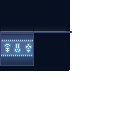
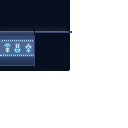
Revision of a layered w=128, h=128 image; what changed, layer by layer:
added layer "Layer 11 copy" above "Layer 11" over (0, 31, 1, 65)
added layer "Layer 11" above "Layer 9" over (33, 31, 34, 65)
painted on "Layer 9" over (34, 26, 67, 66)
painted on "Layer 8" over (34, 26, 67, 66)
